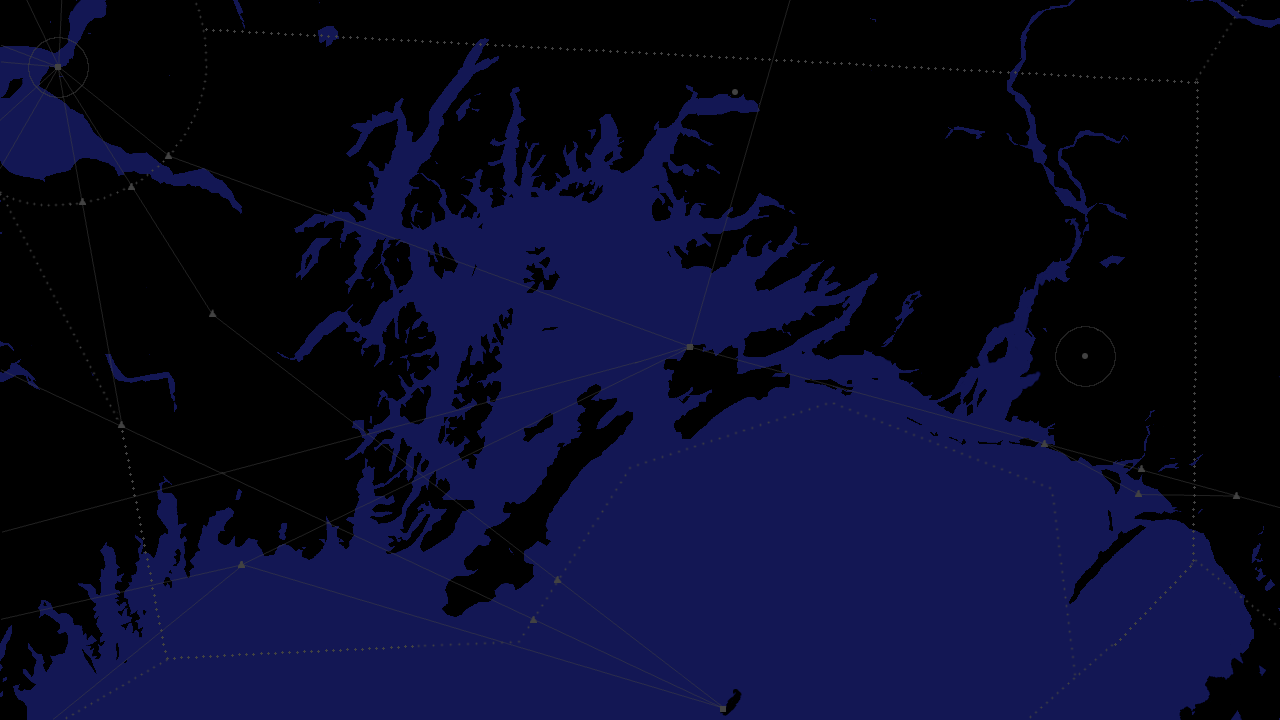
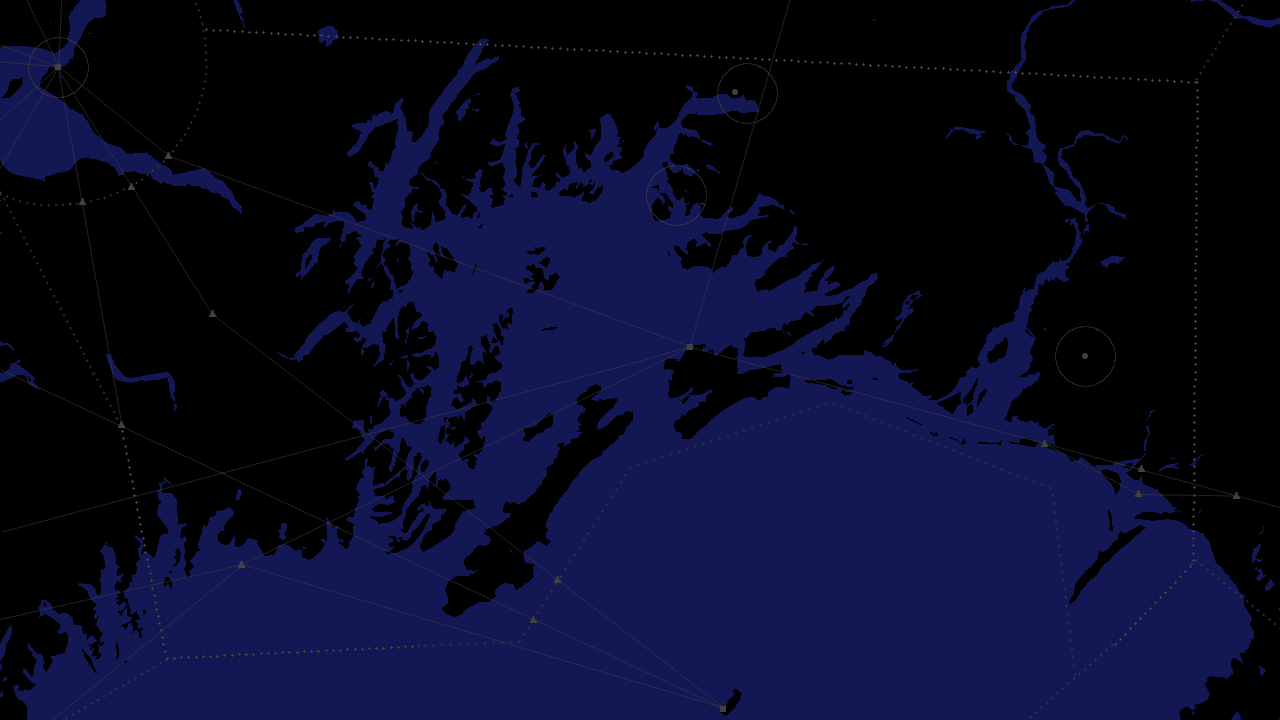
Revision of a layered w=1280, h=720 image; what changed, layer by layer:
painted on "Airport ring" over [646, 63, 778, 226]